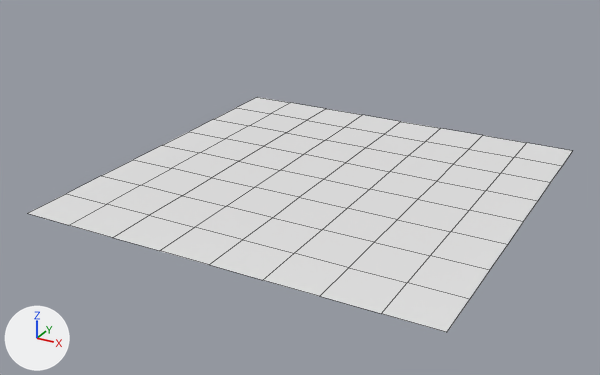
The Blender file data/mars/maps/import/marscity.blend, before and after one commit.
Before and after are seen from a camera (50 mm lens) standing at (13.9, -27.2, 13.0) and looking at (-0.5, -1.1, 0.0). The lights are fixed; the arrows at lower left show +X, +Y and +Z. Mesh edges are drawn as thin lines.
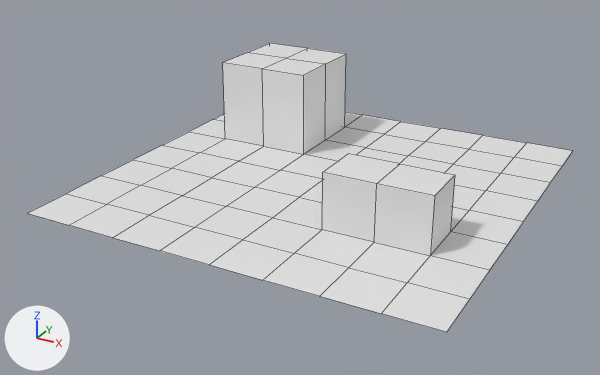
Boxes [x1, y1, x2, y2] around the edits, measured in the pictures (600 x 375 px):
'Plane', reshaped (23% taller)
    before: [28, 97, 572, 332]
    after: [28, 43, 572, 332]
part 1 of me_plane, built on
    before: [226, 114, 450, 256]
    after: [223, 43, 455, 256]

What changed in the scene script:
```text
Change me_plane:
    used by ob_plane; location = (0.0, 0.0, 0.0); scale = (10.0, 10.0, 10.0)
    remove me_plane.from_pydata(...)  # 81 vertices, 64 faces; spans x -0.8..0.8, y -0.8..0.8, z 0.0
    add me_plane.from_pydata(...)  # 95 vertices, 78 faces; spans x -0.8..0.8, y -0.8..0.8, z 0.0..0.35
    me_plane part 1
    1 vertex is removed from x -0.4, y 0.4, z 0.0
    6 faces are deleted
    1 vertex is added at (-0.4, 0.4, 0.35)
    8 new vertices lie (0.0, 0.0, 0.35) away from vertices in x -0.6..-0.2, y 0.2..0.6, z 0.0
    6 new vertices lie (0.0, 0.0, 0.22) away from vertices in x 0.2..0.6, y -0.4..-0.2, z 0.0
    20 new faces join them
```
